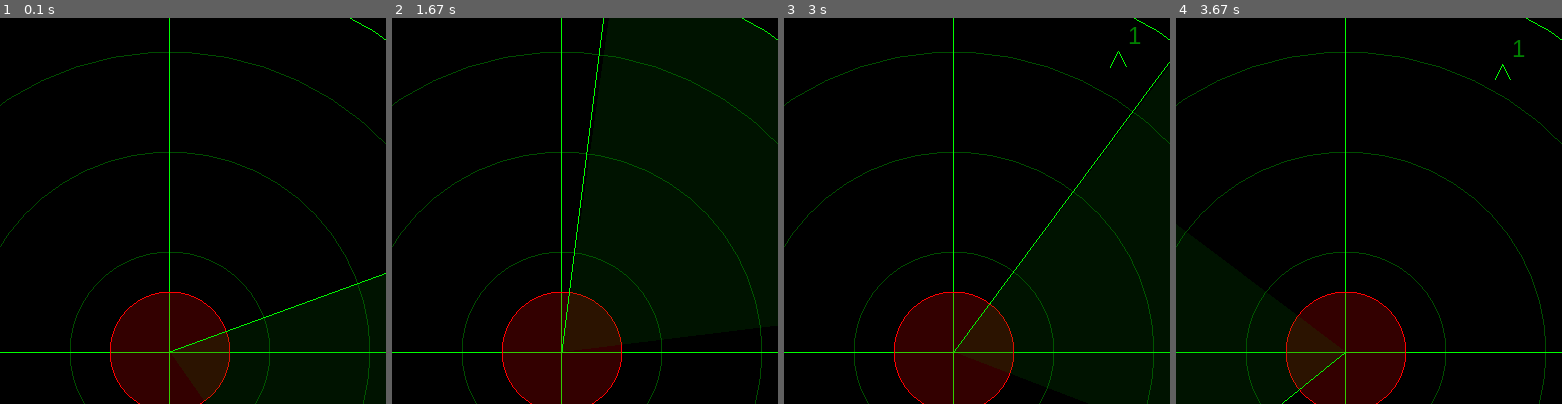
Above: before the commit, frames 1-4 (left to right).
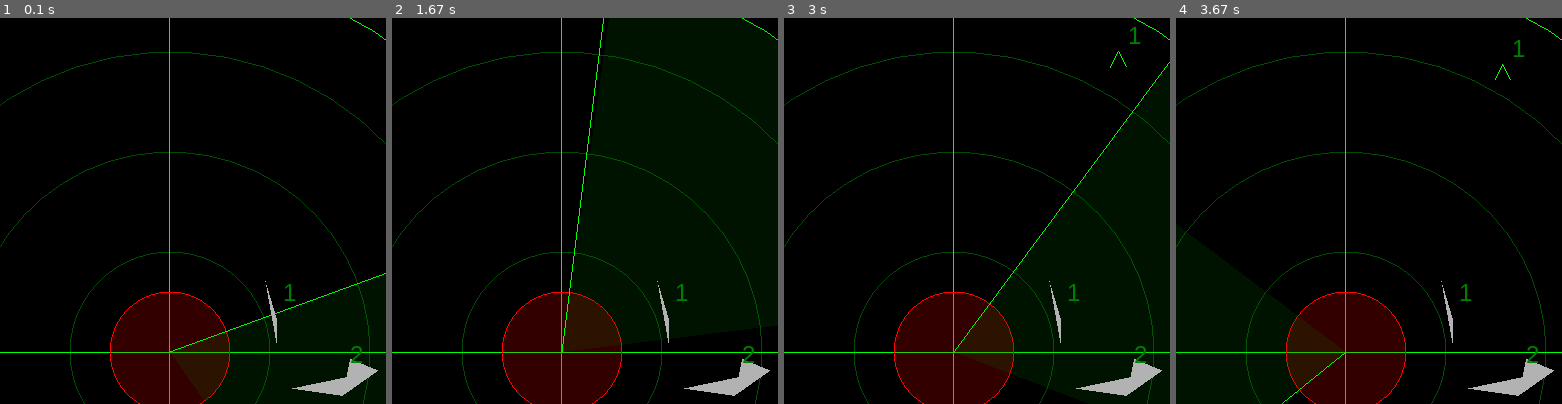
Above: after the commit, the same moments.

Repository: Akakyy/radar
Game: pygame game, started from radar.py
Same seed, same stepped clock (60 frames per second), same inputs: the game is played once before the commit and once after it.
Inputs:
- Up to frame 1 (0.1 s): no input
- Up to frame 2 (1.67 s): tap Enter at 0.33 s; hold Up 0.67-1.13 s; hold Down 1.17-1.47 s; hold Up from 1.5 s (still down)
- Up to frame 3 (3 s): release Up at 1.87 s; hold Down 1.9-2.27 s; hold Up 2.3-2.6 s; hold Down 2.63-2.93 s; hold Up from 2.97 s (still down)
- Up to frame 4 (3.67 s): release Up at 3.33 s; hold Down from 3.37 s (still down)
The pictures show only the part of the screen within x 28-78%, y 7-57%; the shares and areas given below are measured in that part.

The runs differ from the first frame. In frame 1, 0.9% of the frame differs, in the area x 68-98%, y 68-98%; in frame 2, 0.9%; in frame 3, 0.9%; in frame 4, 0.9%.

Commit message:
Add files via upload
Add possibility to draw from n to m random polygons with g to k vertices and remove them by keys

Diff:
--- a/radar.py
+++ b/radar.py
@@ -7,6 +7,33 @@
 from dataclasses import dataclass
 from typing import List, Tuple,Literal
 
+
+@dataclass
+class Polygon:
+    id: int
+    vertices: List[Tuple[float, float]]  # List of vertices
+    color: Tuple[float, float, float] = (0.7, 0.7, 0.7)  # Light grey color
+
+
+class PolygonManager:
+    def __init__(self):
+        self.polygons: List[Polygon] = []
+        self.next_number: int = 1
+
+    def add_polygon(self, vertices: List[Tuple[float, float]]):
+        polygon = Polygon(self.next_number, vertices)
+        self.polygons.append(polygon)
+        self.next_number += 1  # Increment after adding the polygon
+
+    def remove_polygon(self, number: int) -> bool:
+        for polygon in self.polygons:
+            if polygon.id == number:
+                self.polygons.remove(polygon)
+                return True
+        return False  # Return False if polygon with given number does not exist
+
+    def get_polygons(self) -> List[Polygon]:
+        return self.polygons
 
 @dataclass
 class MovingObject:
@@ -75,6 +102,16 @@
 
 class Radar:
     def __init__(self, width=800, height=800):
+
+        self.border_radius = 1.9
+        self.polygon_manager = PolygonManager()
+        self.k = 3  # Minimum number of sides
+        self.g = 8  # Maximum number of sides
+        self.n = 1  # Minimum number of polygons
+        self.m = 5  # Maximum number of polygons
+
+        # Generate random polygons on initialization
+        self.generate_random_polygons()
         self.moving_objects_dict: Dict[int, MovingObject] = {}  # Dictionary to hold objects by ID
 
         pygame.init()
@@ -96,7 +133,6 @@
         self.angle = 0
         self.radar_speed = 5.0
         self.center_radius = 0.3
-        self.border_radius = 1.9
         self.moving_objects: List[MovingObject] = []
         self.last_spawn_time = time.time()
         self.spawn_delay = 1.0
@@ -106,6 +142,13 @@
         self.fade_in_duration = 0.5    # Duration for object to fade in after sweep
         self.visibility_duration = 2.0  # How long object stays visible after sweep
 
+    def generate_random_polygons(self):
+        num_polygons = random.randint(self.n, self.m)
+        for i in range(num_polygons):
+            center = self.generate_border_point_inside_radar()
+            vertices = self.create_random_polygon(i + 1, center)  # Pass the ID (1-based)
+            self.polygon_manager.add_polygon(vertices.vertices)  # Add the VERTICES, not the Polygon object
+
     def set_sector_angle(self, angle: float):
        """Set the angular sector width in degrees."""
        self.sector_angle_degrees = angle
@@ -113,6 +156,63 @@
     def generate_random_speed(self) -> float:
         """Generate random speed factor between 0.5 and 2.0"""
         return random.uniform(0.05, 0.1)
+
+    def create_random_polygon(self, polygon_id: int, center: Tuple[float, float]) -> Polygon:
+        """Create a random convex polygon with a maximum angle."""
+        num_sides = random.randint(3, 8)  # Randomly choose the number of sides
+        angle_offset = random.uniform(0, 90)  # Offset for the polygon's rotation
+        angle_step = 90 / num_sides  # Maximum angle step
+
+        vertices = []
+        for i in range(num_sides):
+            angle = angle_offset + i * angle_step
+            rad_angle = math.radians(angle)
+            radius = random.uniform(0.2, 0.5)  # Random distance from center
+            x = center[0] + radius * math.cos(rad_angle)
+            y = center[1] + radius * math.sin(rad_angle)
+            vertices.append((x, y))
+
+        return Polygon(id=polygon_id, vertices=vertices)
+
+    def draw_polygon(self, polygon: Polygon):
+        """Draw a filled polygon."""
+        # Add error checking
+        if not isinstance(polygon.vertices, list):
+            print(f"Error: Polygon {polygon.id} has invalid vertices")
+            return
+
+        if len(polygon.vertices) < 3:
+            print(f"Error: Polygon {polygon.id} needs at least 3 vertices")
+            return
+
+        glBegin(GL_POLYGON)
+        glColor3f(*polygon.color)
+        for vertex in polygon.vertices:
+            # Add additional type checking
+            if not isinstance(vertex, (tuple, list)) or len(vertex) != 2:
+                print(f"Invalid vertex in polygon {polygon.id}: {vertex}")
+                continue
+            glVertex2f(*vertex)
+        glEnd()
+
+    def draw_polygons(self):
+        for polygon in self.polygon_manager.get_polygons():
+            self.draw_polygon(polygon)
+
+            # Calculate the centroid of the polygon for positioning the text
+            centroid_x = sum(vertex[0] for vertex in polygon.vertices) / len(polygon.vertices)
+            centroid_y = sum(vertex[1] for vertex in polygon.vertices) / len(polygon.vertices)
+
+            # Render the polygon ID near the centroid
+            glColor3f(0.5, 0.5, 0.5)  # Set color to grey for the ID text
+            self.render_text(str(polygon.id), centroid_x, centroid_y)
+
+    def spawn_polygons(self):
+        num_polygons = random.randint(n, m)  # Define n and m
+        for i in range(num_polygons):
+            center = self.generate_border_point_inside_radar()  # Random position on the border
+            polygon = self.create_random_polygon(i, center)
+            self.polygons.append(polygon)  # Store the polygon
 
     def generate_control_point(self, start_pos: List[float]) -> List[float]:
         dx = -start_pos[0]
@@ -143,6 +243,14 @@
         return count
 
 
+    def generate_border_point_inside_radar(self) -> Tuple[float, float]:
+        """Generate a random point within the radar area."""
+        radius = random.uniform(0, self.border_radius)  # Limit to within the border radius
+        angle = random.uniform(0, 2 * math.pi)
+        x = radius * math.cos(angle)
+        y = radius * math.sin(angle)
+        return x, y
+
     def generate_border_point(self) -> Tuple[float, float]:
         angle = random.uniform(0, 2 * math.pi)
         x = self.border_radius * math.cos(angle)
@@ -420,6 +528,9 @@
         self.draw_central_area()
         self.draw_sweep_line()
         self.draw_moving_objects()
+
+    def remove_polygon_by_id(self, polygon_id: int):
+        self.polygon_manager.remove_polygon(polygon_id)
 
     def run(self):
         self.set_sector_angle(35.0)  # Set to desired angle in degrees
@@ -436,13 +547,20 @@
                         self.radar_speed *= 1.2  # Increase speed
                     elif event.key == K_DOWN:
                         self.radar_speed *= 0.8  # Decrease speed
+                    elif K_1 <= event.key <= K_9:  # Assuming polygon numbers are 1 to 9
+                        number = event.key - K_1 + 1  # Adjust for 1-based numbering
+                        if not self.polygon_manager.remove_polygon(number):
+                            print(f"Polygon {number} does not exist.")  # Feedback if polygon doesn't exist
 
             self.update_objects()
             self.draw()
             self.angle = (self.angle + self.radar_speed) % 360
 
+            self.draw_polygons()  # Draw polygons here
+
             pygame.display.flip()
             pygame.time.wait(20)
+
 
 if __name__ == "__main__":
     radar = Radar()
